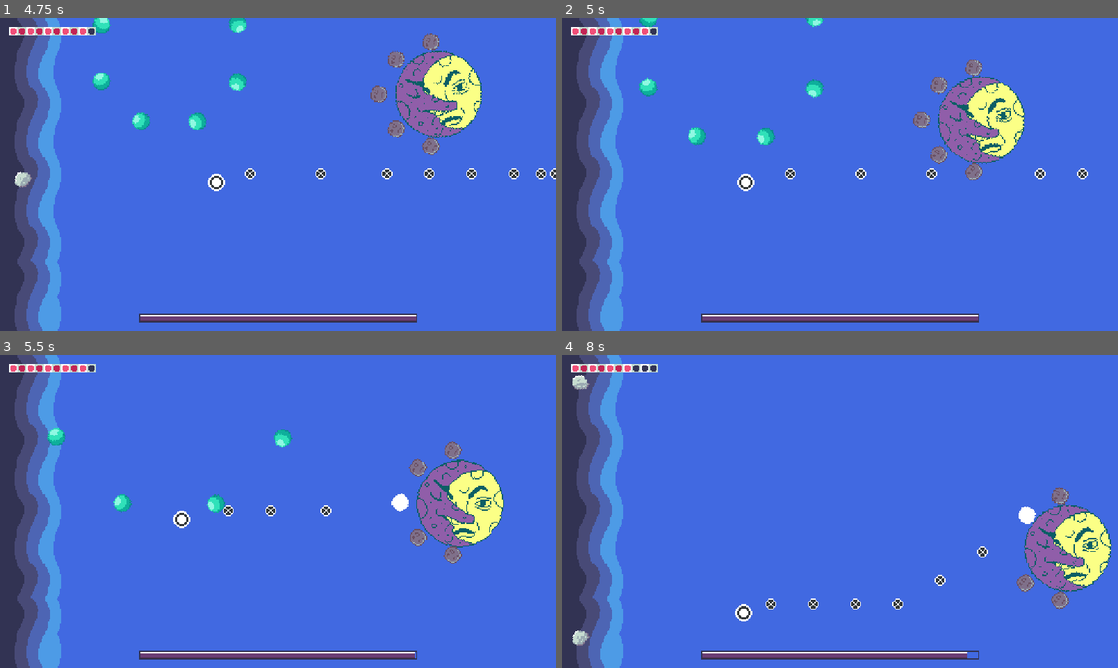
Above: before the commit, frames 1-4 (two rows, left to right).
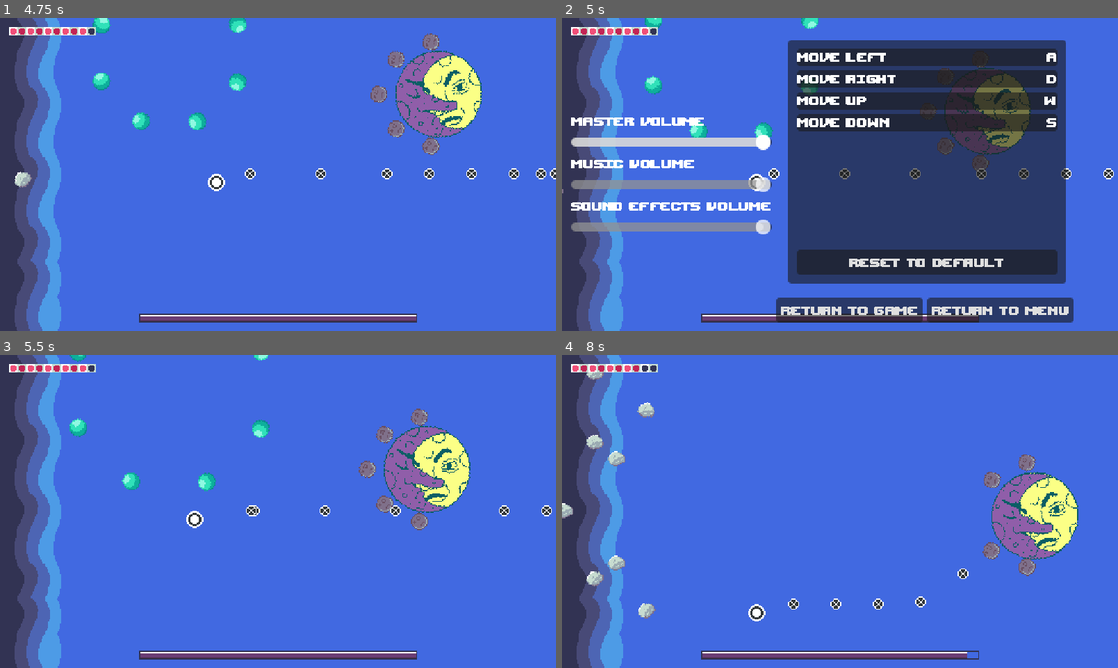
Above: after the commit, the same moments.

Repository: Amanda-Furtado/Bullet-Hell-Jam-5
Game: Godot game, scene res://Game/User Interface/StartMenu.tscn
Two runs of this game, one before a commit and one after it. Both use one fixed random seed, a clock stepped at 60 frames per second and the inputs below.
Inputs (mouse positions are in pixels of both pictures, inside the frame that each line leads up to):
- Up to frame 1 (4.75 s): click "START" at 0.5 s; tap Enter at 1.25 s; move the mouse to (400, 158) at 1.27 s; hold D (right_key) 1.28-2 s; click (400, 158) at 1.42 s; drag from (166, 190) to (494, 89) at 2.02 s; move the mouse to (333, 105) at 2.77 s; hold D (right_key) 2.78-3.5 s; drag from (250, 237) to (467, 55) at 3.52 s; move the mouse to (444, 221) at 4.27 s; hold A (left_key) from 4.28 s (still down)
- Up to frame 2 (5 s): keep holding A (left_key); tap Escape (ui_cancel) at 4.9 s
- Up to frame 3 (5.5 s): release A (left_key) at 5 s; click (289, 646) at 5 s, where only the run after the commit has a clickable "Return to game"
- Up to frame 4 (8 s): drag from (673, 464) to (1029, 511) at 5.77 s; move the mouse to (867, 511) at 6.52 s; hold S (down_key) 6.53-7.25 s; click (867, 511) at 6.67 s; drag from (756, 433) to (990, 477) at 7.27 s

Frame 1 is identical in both runs. In frame 2, 48% of the frame differs, in the area x 0-100%, y 0-98%; in frame 3, 7.9%; in frame 4, 7.6%.

Commit message:
sounds and menus and pauses

Diff:
--- /dev/null
+++ b/Game/User Interface/PauseMenu.gd
@@ -0,0 +1,39 @@
+extends Control
+
+
+@onready var button_audio = $ButtonAudio
+
+@onready var master_audio_slider = $MarginContainer/HBoxContainer/AudioContainer/MasterAudioSlider
+@export var main_menu = load("res://Game/User Interface/StartMenu.tscn")
+@onready var return_game_button = %ReturnGameButton
+@onready var return_menu_button = %ReturnMenuButton
+
+func _ready() -> void:
+	master_audio_slider.grab_focus()
+
+func _on_sfx_audio_slider_drag_ended(value_changed):
+	button_audio.play()
+
+
+func _unhandled_input(event):
+	if Input.is_action_just_pressed("ui_cancel"):
+		hide()
+		await get_tree().create_timer(0.2).timeout
+		get_tree().paused = false
+		queue_free()
+
+
+func _on_return_game_button_pressed():
+	return_game_button.disabled = true
+	return_menu_button.disabled = true
+	hide()
+	await get_tree().create_timer(0.2).timeout
+	get_tree().paused = false
+	queue_free()
+
+
+func _on_return_menu_button_pressed():
+	get_tree().paused = false
+	return_game_button.disabled = true
+	return_menu_button.disabled = true
+	SceneManager.load_new_scene(main_menu.resource_path)
--- /dev/null
+++ b/Game/User Interface/PauseMenu.tscn
@@ -0,0 +1,113 @@
+[gd_scene load_steps=5 format=3 uid="uid://818lyugdd5ug"]
+
+[ext_resource type="Script" path="res://Game/User Interface/Scripts/HSlider.gd" id="1_6h1kt"]
+[ext_resource type="Script" path="res://Game/User Interface/PauseMenu.gd" id="1_lxn4c"]
+[ext_resource type="PackedScene" uid="uid://bt2huu5365yah" path="res://Game/User Interface/InputSettings.tscn" id="2_edcee"]
+[ext_resource type="AudioStream" uid="uid://duwphl22db3o2" path="res://Music and Sounds/Sound Effects/explosion1.mp3" id="3_31q1u"]
+
+[node name="PauseMenu" type="Control"]
+process_mode = 3
+layout_mode = 3
+anchors_preset = 15
+anchor_right = 1.0
+anchor_bottom = 1.0
+grow_horizontal = 2
+grow_vertical = 2
+script = ExtResource("1_lxn4c")
+
+[node name="InputSettings" parent="." instance=ExtResource("2_edcee")]
+layout_mode = 2
+anchors_preset = 0
+anchor_right = 0.0
+anchor_bottom = 0.0
+offset_left = 336.0
+offset_top = 136.0
+offset_right = 336.0
+offset_bottom = 136.0
+size_flags_horizontal = 6
+size_flags_vertical = 4
+focus_next = NodePath("../MarginContainer/HBoxContainer/ReturnGameButton")
+focus_previous = NodePath("../MarginContainer/HBoxContainer/AudioContainer")
+
+[node name="MarginContainer" type="MarginContainer" parent="."]
+layout_mode = 1
+anchors_preset = 15
+anchor_right = 1.0
+anchor_bottom = 1.0
+grow_horizontal = 2
+grow_vertical = 2
+theme_override_constants/margin_left = 8
+theme_override_constants/margin_top = 8
+theme_override_constants/margin_right = 8
+theme_override_constants/margin_bottom = 8
+
+[node name="HBoxContainer" type="HBoxContainer" parent="MarginContainer"]
+layout_mode = 2
+
+[node name="AudioContainer" type="VBoxContainer" parent="MarginContainer/HBoxContainer"]
+layout_mode = 2
+size_flags_horizontal = 4
+size_flags_vertical = 4
+focus_next = NodePath("../../../InputSettings")
+focus_previous = NodePath("../ReturnGameButton")
+alignment = 1
+
+[node name="MasterAudioLabel" type="Label" parent="MarginContainer/HBoxContainer/AudioContainer"]
+layout_mode = 2
+text = "Master Volume"
+
+[node name="MasterAudioSlider" type="HSlider" parent="MarginContainer/HBoxContainer/AudioContainer"]
+layout_mode = 2
+max_value = 1.0
+step = 0.001
+script = ExtResource("1_6h1kt")
+bus_name = "Master"
+
+[node name="MusicAudioLabel" type="Label" parent="MarginContainer/HBoxContainer/AudioContainer"]
+layout_mode = 2
+text = "Music Volume"
+
+[node name="MusicAudioSlider" type="HSlider" parent="MarginContainer/HBoxContainer/AudioContainer"]
+layout_mode = 2
+max_value = 1.0
+step = 0.001
+script = ExtResource("1_6h1kt")
+bus_name = "Music"
+
+[node name="SFXAudioLabel" type="Label" parent="MarginContainer/HBoxContainer/AudioContainer"]
+layout_mode = 2
+text = "Sound Effects Volume"
+
+[node name="SFXAudioSlider" type="HSlider" parent="MarginContainer/HBoxContainer/AudioContainer"]
+layout_mode = 2
+max_value = 1.0
+step = 0.001
+script = ExtResource("1_6h1kt")
+bus_name = "SFX"
+
+[node name="ReturnGameButton" type="Button" parent="MarginContainer/HBoxContainer"]
+unique_name_in_owner = true
+custom_minimum_size = Vector2(64, 0)
+layout_mode = 2
+size_flags_vertical = 8
+focus_next = NodePath("../AudioContainer")
+focus_previous = NodePath("../../../InputSettings")
+text = "Return to game"
+
+[node name="ReturnMenuButton" type="Button" parent="MarginContainer/HBoxContainer"]
+unique_name_in_owner = true
+custom_minimum_size = Vector2(64, 0)
+layout_mode = 2
+size_flags_vertical = 8
+focus_next = NodePath("../AudioContainer")
+focus_previous = NodePath("../../../InputSettings")
+text = "Return to menu"
+
+[node name="ButtonAudio" type="AudioStreamPlayer" parent="."]
+stream = ExtResource("3_31q1u")
+mix_target = 2
+bus = &"SFX"
+
+[connection signal="drag_ended" from="MarginContainer/HBoxContainer/AudioContainer/SFXAudioSlider" to="." method="_on_sfx_audio_slider_drag_ended"]
+[connection signal="pressed" from="MarginContainer/HBoxContainer/ReturnGameButton" to="." method="_on_return_game_button_pressed"]
+[connection signal="pressed" from="MarginContainer/HBoxContainer/ReturnMenuButton" to="." method="_on_return_menu_button_pressed"]
--- a/Game/User Interface/SettingMenu.tscn
+++ b/Game/User Interface/SettingMenu.tscn
@@ -9,6 +9,7 @@
 [ext_resource type="AudioStream" uid="uid://bgbdnmrx20ga4" path="res://Music and Sounds/Musics/StartMenu.mp3" id="5_acegc"]
 
 [node name="SettingMenu" type="Control"]
+process_mode = 3
 layout_mode = 3
 anchors_preset = 15
 anchor_right = 1.0
--- a/Game/User Interface/StartMenu.tscn
+++ b/Game/User Interface/StartMenu.tscn
@@ -8,6 +8,7 @@
 [ext_resource type="Texture2D" uid="uid://odvyy1yo4cks" path="res://Assets/Backgrounds/PH/start_menu_bg.png" id="6_gfcb7"]
 
 [node name="StartMenu" type="Control"]
+process_mode = 3
 layout_mode = 3
 anchors_preset = 15
 anchor_right = 1.0
--- a/Game/Worlds/Scripts/Level.gd
+++ b/Game/Worlds/Scripts/Level.gd
@@ -8,7 +8,8 @@
 @onready var hud: HUD = $CanvasLayer/Hud
 @onready var game_over_menu = $CanvasLayer/GameOverMenu
 @onready var next_level_menu = $CanvasLayer/NextLevelMenu
-
+@onready var pause_menu = preload("res://Game/User Interface/PauseMenu.tscn")
+@onready var canvas_layer = $CanvasLayer
 
 func _ready() -> void:
 	#Interface
@@ -36,3 +37,10 @@
 		)
 
 	get_tree().paused = false
+
+
+func _unhandled_input(event):
+	if Input.is_action_just_pressed("ui_cancel"):
+		get_tree().paused = true
+		var pause_menu_child = pause_menu.instantiate()
+		canvas_layer.add_child(pause_menu_child)
--- a/Game/Worlds/TheMoonLevel.tscn
+++ b/Game/Worlds/TheMoonLevel.tscn
@@ -73,9 +73,11 @@
 one_shot = true
 
 [node name="Phase1Music" type="AudioStreamPlayer" parent="."]
+process_mode = 3
 stream = ExtResource("8_woe1d")
 bus = &"Music"
 
 [node name="Phase2Music" type="AudioStreamPlayer" parent="."]
+process_mode = 3
 stream = ExtResource("9_vp0mj")
 bus = &"Music"
--- a/Game/Worlds/TheStarLevel.tscn
+++ b/Game/Worlds/TheStarLevel.tscn
@@ -154,5 +154,7 @@
 position = Vector2(48, 320)
 
 [node name="PhaseMusic" type="AudioStreamPlayer" parent="."]
+process_mode = 3
 stream = ExtResource("9_gpiqw")
 autoplay = true
+bus = &"Music"
--- a/Game/Worlds/TheSunLevel.tscn
+++ b/Game/Worlds/TheSunLevel.tscn
@@ -128,9 +128,11 @@
 one_shot = true
 
 [node name="Phase1Music" type="AudioStreamPlayer" parent="."]
+process_mode = 3
 stream = ExtResource("8_v3cj6")
 bus = &"Music"
 
 [node name="Phase2Music" type="AudioStreamPlayer" parent="."]
+process_mode = 3
 stream = ExtResource("9_xbmg4")
 bus = &"Music"
Not shown: 2 places in Game/Worlds/TheMoonLevel.tscn that only renumber resources
Not shown: 2 places in Game/Worlds/TheSunLevel.tscn that only renumber resources
